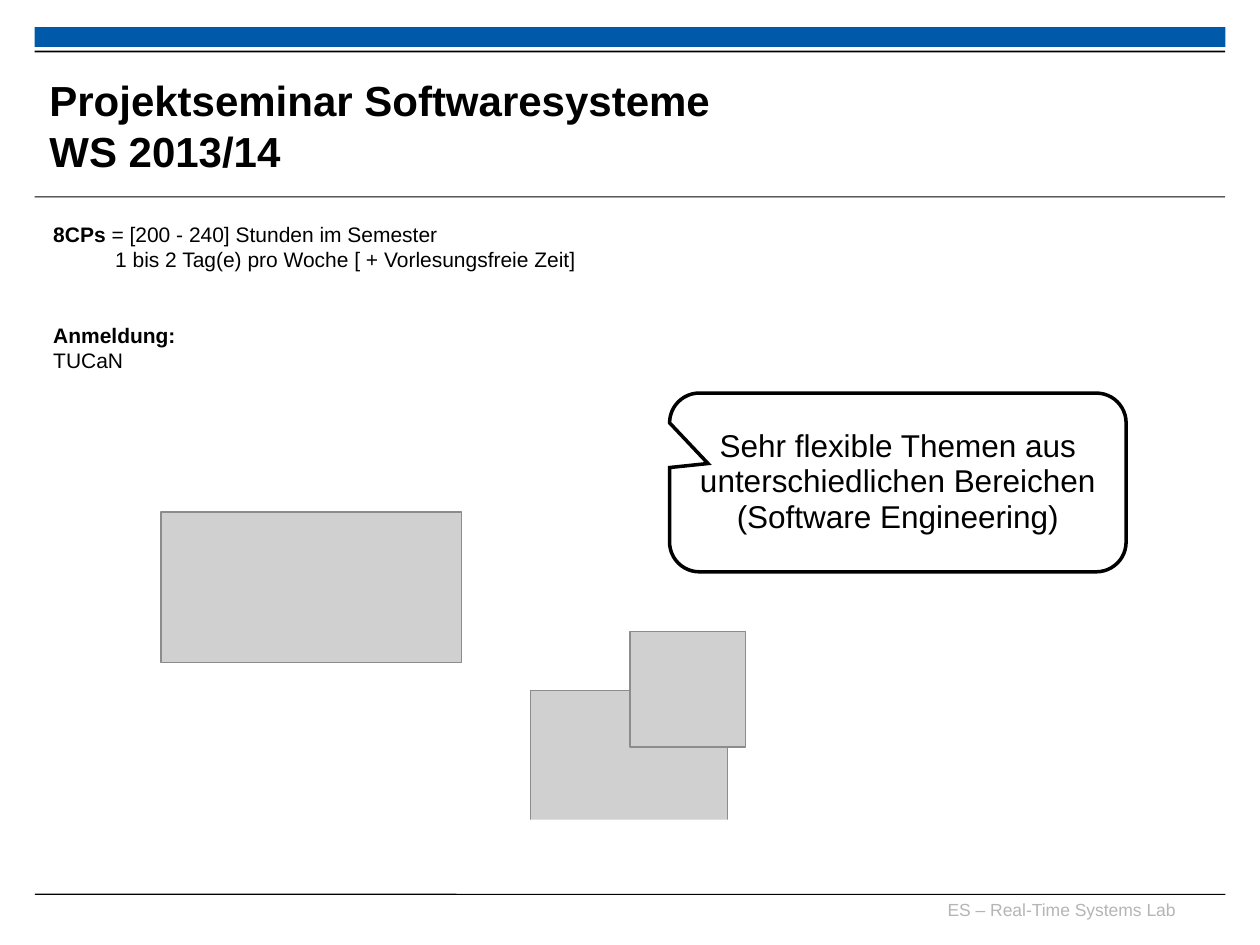
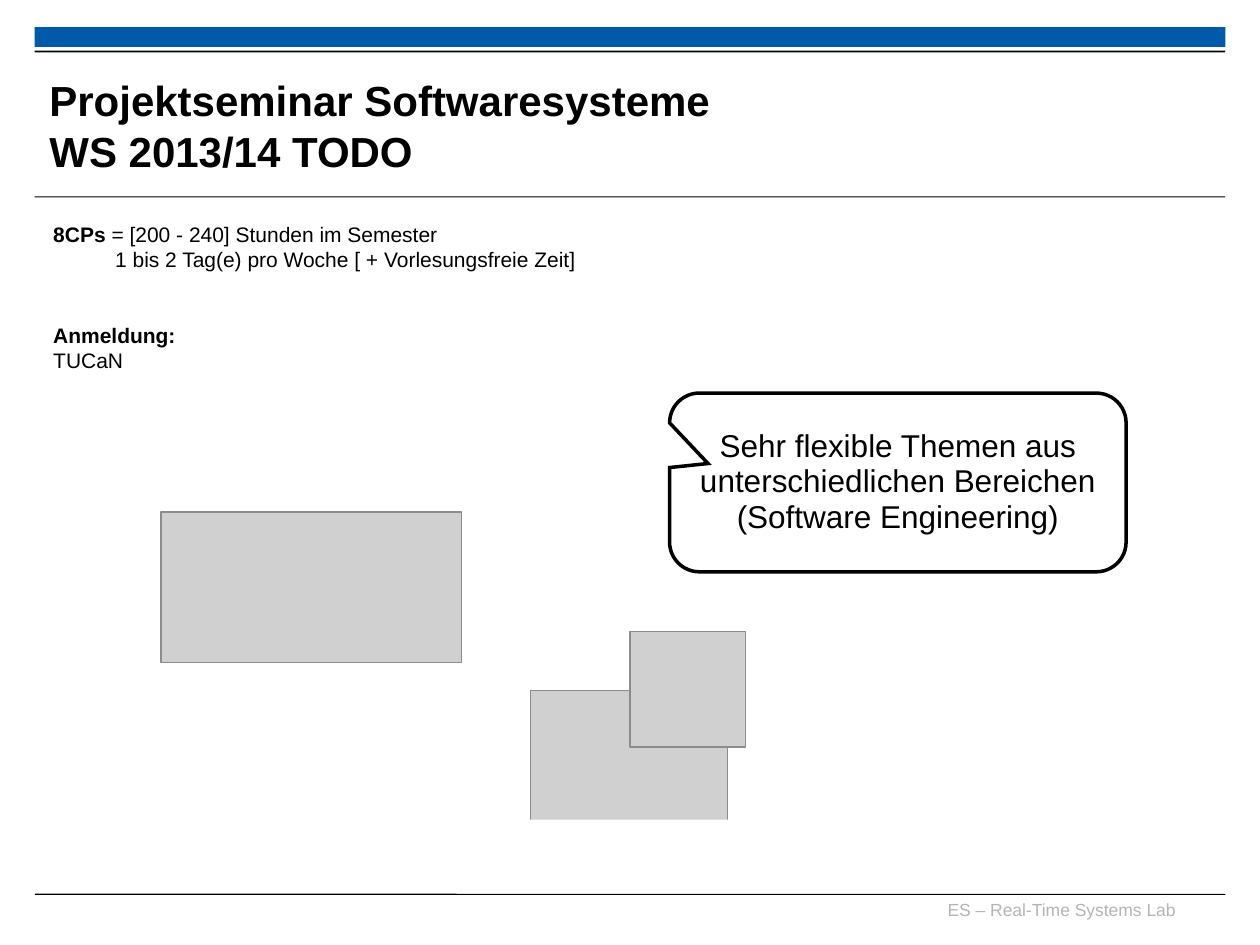
Before and after one commit to h82k/tud-cppp, a slide deck: slide 8 of Vorlesung/0 Organisatorisches_F6.ppt. Drawn at 1260x945 pixels with LibreOffice and Linux fonts; fonts in the diff are those of the drawing; grey boxes stand for pictures; background and template pictures are left out. Boxes give left, top, right and bottom in pixels: in the first picture for what was removed or moved away, otherwise in the second. Text is boxed around its words. In the diff, an @@ line names an element or a change of style, - is before the commit and + after.

```diff
--- a/Vorlesung/0 Organisatorisches_F6.ppt
+++ b/Vorlesung/0 Organisatorisches_F6.ppt
@@ title at (x1=49, y1=85, x2=709, y2=168): text changed @@
-Projektseminar Softwaresysteme
-WS 2013/14
+Projektseminar Softwaresysteme
+WS 2013/14 TODO
```
Also in this commit, not shown: 7 other slides changed.
